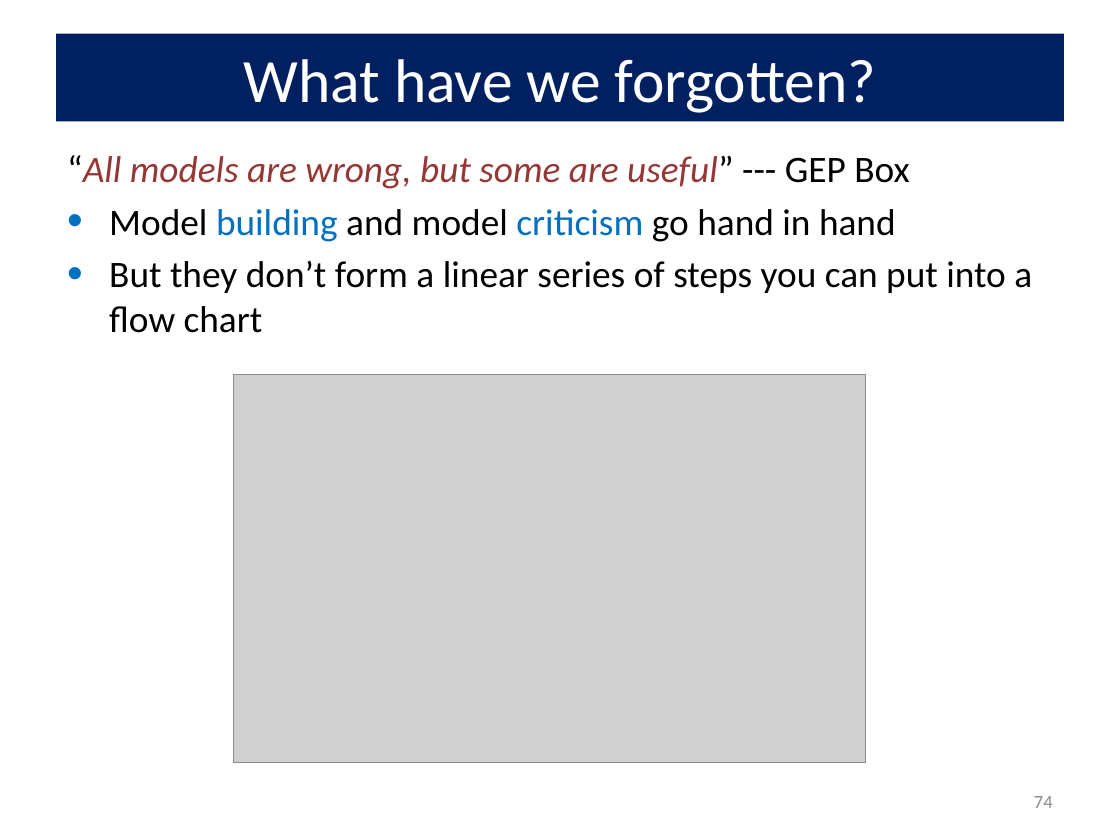
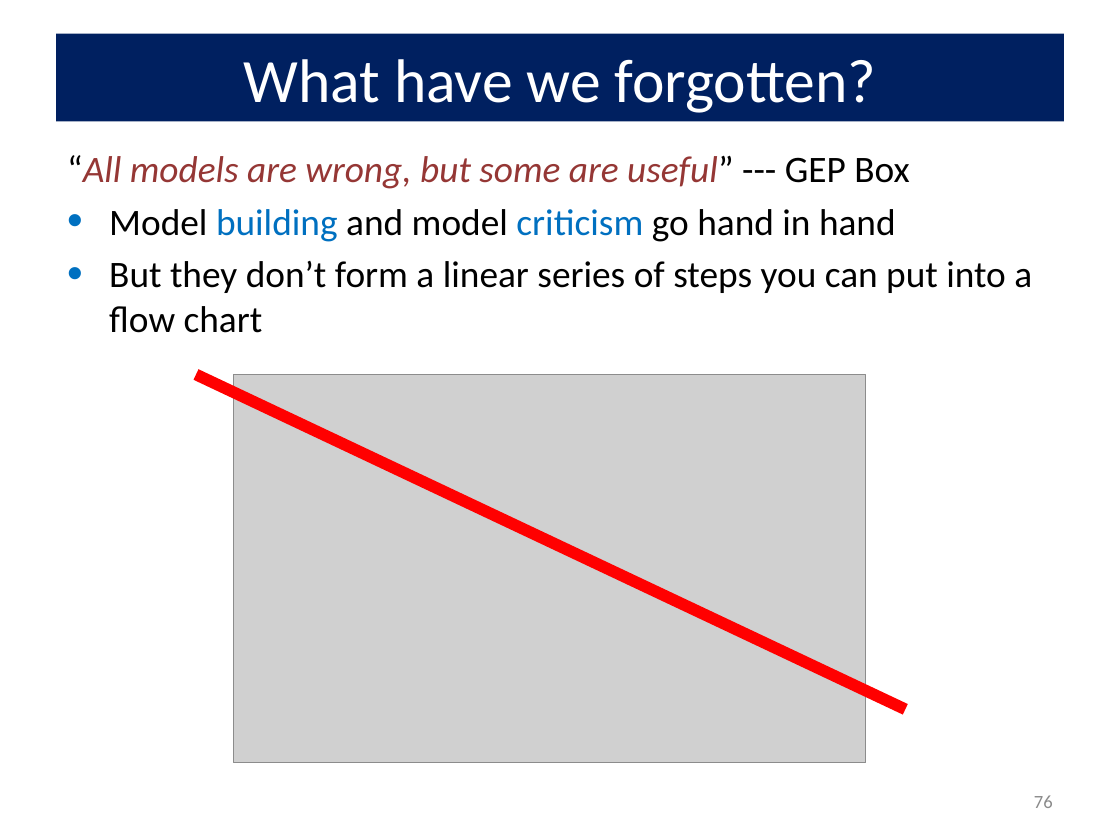
Before and after one commit to friendly/psy6136, a slide deck: slide 76 of docs/lectures/09-CountData.pptx (slide 74 before the commit). Drawn at 1120x840 pixels with LibreOffice and Linux fonts; fonts in the diff are those of the drawing; grey boxes stand for pictures. Boxes give left, top, right and bottom in pixels: in the first picture for what was removed or moved away, otherwise in the second. Text is boxed around its words. In the diff, an @@ line names an element or a change of style, - is before the commit and + after.

```diff
--- a/docs/lectures/09-CountData.pptx
+++ b/docs/lectures/09-CountData.pptx
@@ line added from (196, 374) to (905, 709), #FF0000 7.5 pt @@
@@ page number at [1034, 795, 1053, 808]: text changed @@
-74
+76
```
Also in this commit, not shown: 9 other slides changed, 2 slides added, 10 other files.
